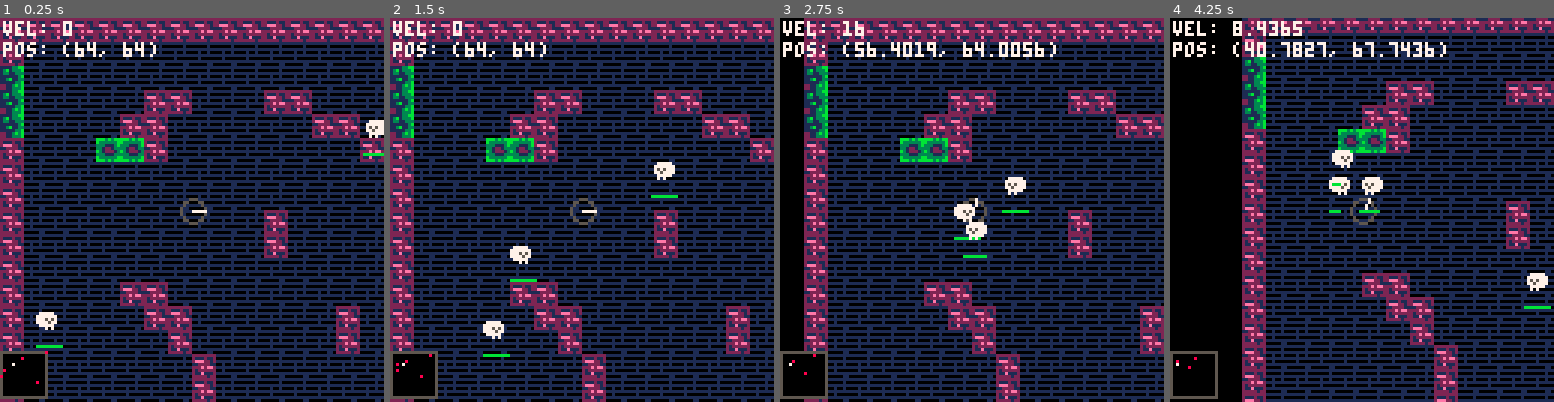
Above: before the commit, frames 1-4 (left to right).
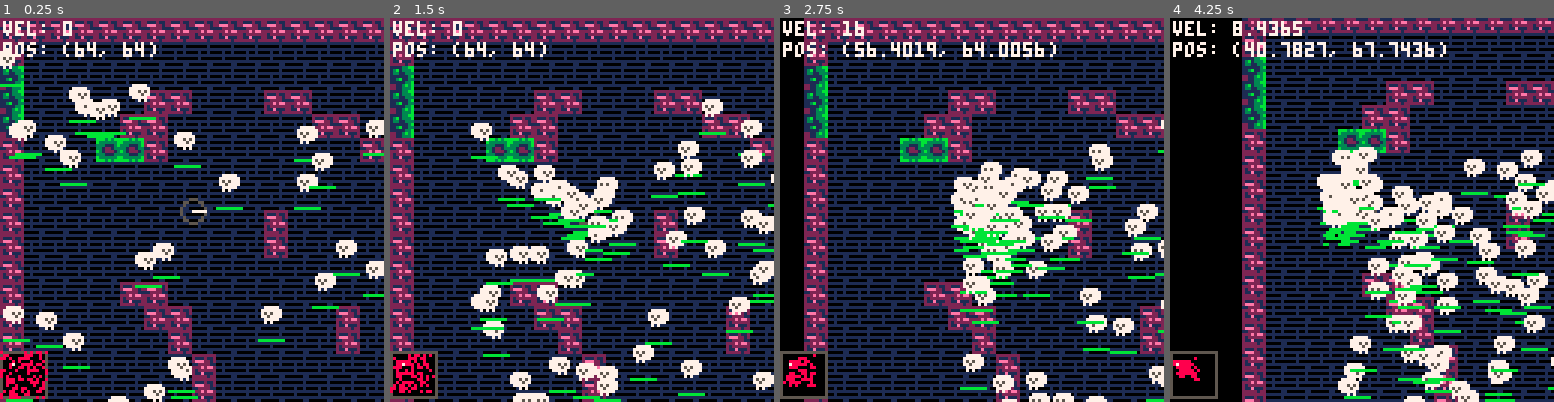
Above: after the commit, the same moments.

Repository: danneu/pico8-subspace
Game: PICO-8 cartridge subspace.p8
Two runs of this game, one before a commit and one after it. Both use one fixed random seed, a clock stepped at 60 frames per second and the inputs below.
Inputs:
- Up to frame 1 (0.25 s): no input
- Up to frame 2 (1.5 s): tap X (X key) at 0.33, 1.07 s
- Up to frame 3 (2.75 s): hold Right 1.6-2.1 s; tap X (X key) at 1.85 s; hold Up 2.15-2.42 s; hold Right from 2.47 s (still down)
- Up to frame 4 (4.25 s): tap X (X key) at 2.97, 4.08 s; release Right at 3.03 s; hold Left 3.08-3.58 s; hold Down 3.63-3.97 s; hold Right from 4.02 s (still down)

The runs differ from the first frame. In frame 1, 6.8% of the frame differs, in the area x 0-100%, y 8-100%; in frame 2, 11%; in frame 3, 10%; in frame 4, 14%, in the area x 0-100%, y 33-100%.

Commit message:
Remove collision with dead enemies

Diff:
--- a/subspace.p8
+++ b/subspace.p8
@@ -58,7 +58,7 @@
     printh("enemy spawned: "..x..", "..y)
     return {kind="follower",hp=100,maxhp=100,x=x,y=y,dx=0,dy=0,acc=acc,live=true}
 end
-for i=1,5 do
+for i=1,128 do
     add(enemies, gen_enemy())
 end
 
@@ -161,7 +161,7 @@
 end
 
 function _update60()
-    -- handle user input
+    -- handle user input: turn
     if (btn(0)) then
         p.deg += dt*p.turnspeed
     elseif (btn(1)) then
@@ -243,7 +243,7 @@
                     -- test collision: enemy
                     -- TODO: just do pos+radius check per enemy.
                     for _,e in pairs(enemies) do
-                        if b.x>=e.x-4 and b.x<=e.x+4 and b.y>=e.y-4 and b.y<=e.y+4 then
+                        if e.live and b.x>=e.x-4 and b.x<=e.x+4 and b.y>=e.y-4 and b.y<=e.y+4 then
                             detonate_bomb(b)
                             goto nextbomb
                         end
